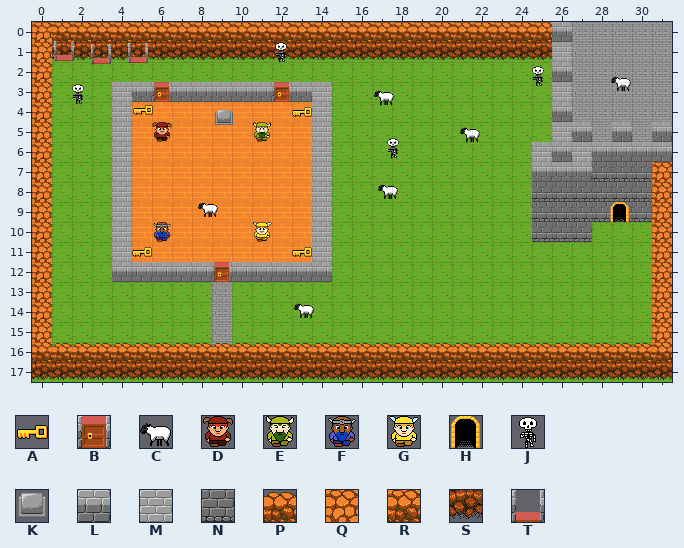
Tiled map: maps/level01.tmx. Above: the version before the commit.
Cells are 32x32 px. Shown: x 0..31, y 0..17.
Key: from "objects": A 0, B 1, C 3, D 4, E 5, F 6, G 7, H 8, J 9 "skeleton", K 10; from "world": L 2, M 3, N 7, P 12, Q 13, R 14, S 20, T 31.
_ is an empty cell.
Objects are placed by their top-left corner, in cells (3,4 is the top-left corner of cell 3,4); size is 1x1 cell unless given.
Layers that did not change in this view are not listed.
Layer "Walls" before, first column x 0:
 0 QRRRRRRRRRRRRRRRRRRRRRRRRRL_____
 1 QSSSSSSSSSSSSSSSSSSSSSSSSSM_____
 2 Q_________________________L_____
 3 Q___ML_LLLLL_LM___________M_____
 4 Q___M_________M___________L_____
 5 Q___M_________M___________M_____
 6 Q___M_________M__________MLMLLLL
 7 Q___M_________M__________LLLNNNQ
 8 Q___M_________M__________NNNNNNQ
 9 Q___M_________M__________NNNNNNQ
10 Q___M_________M__________NNN___Q
11 Q___M_________M________________Q
12 Q___LLLLL_LLLLL________________Q
13 Q______________________________Q
14 Q______________________________Q
15 Q______________________________Q
16 R______________________________R
17 SSSSSSSSSSSSSSSSSSSSSSSSSSSSSSSS
Layer "Roof" before, first column x 0:
 0 ________________________________
 1 ________________________________
 2 ________________________________
 3 ________________________________
 4 ________________________________
 5 ________________________________
 6 ________________________________
 7 ________________________________
 8 ________________________________
 9 ________________________________
10 ________________________________
11 ________________________________
12 ________________________________
13 ________________________________
14 ________________________________
15 ________________________________
16 _PPPPPPPPPPPPPPPPPPPPPPPPPPPPPP_
17 ________________________________
Objects on layer "Spawns" before:
T "trigger" at 1.1,0.9
J "object" at 11.9,1
T "trigger" at 4.8,1
T "trigger" at 2.9,1.1
J "object" at 24.8,2.2
C "object" at 29,2.5
B "object" at 12,3
B "object" at 6,3
J "object" at 1.8,3.1
C "object" at 17.1,3.2
A "object" at 5.1,3.9
A "object" at 13,4
K "object" at 9.1,4.3
D "player" at 6,5
E "player" at 11,5
C "object" at 21.4,5
J "object" at 17.5,5.8
C "object" at 17.3,7.9
C "object" at 8.3,8.8
H "object" at 28.9,9
F "player" at 6,10
G "player" at 11,10
A "object" at 13,11
A "object" at 5,11
B "object" at 9,12
C "object" at 13.1,13.8
New version:
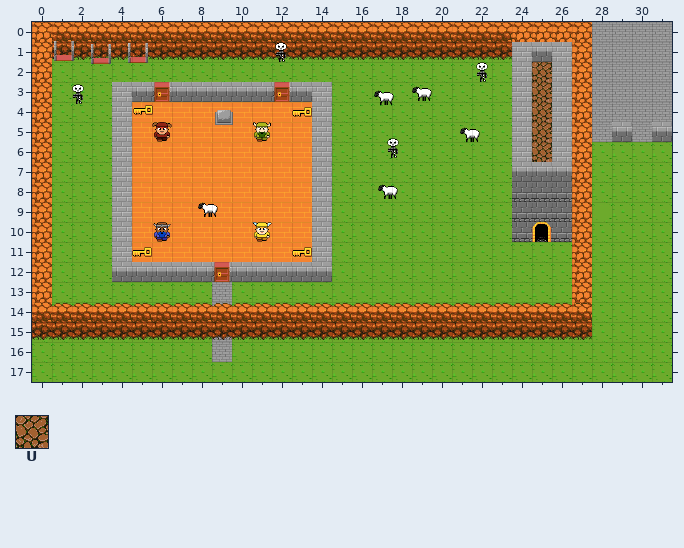
Further tiles: from "world": U 22.
Difference:
Changed rows in their new state; . is an unchanged cell.
Layer "Walls":
first column x 0:
 0 ........................QQQQ....
 1 ........................ML.Q....
 2 ........................MUMQ....
 3 ........................MU.Q....
 4 ........................MUMQ....
 5 ........................MU.Q....
 6 ........................MUMQ____
 7 ........................L..Q____
 8 ........................N..Q____
 9 ........................N..Q____
10 ........................N..Q..._
11 ...........................Q..._
12 ...........................Q..._
13 ...........................Q..._
14 R..........................R..._
15 SSSSSSSSSSSSSSSSSSSSSSSSSSSS..._
16 _.............................._
17 ________________________________
Layer "Spawns":
changed: J "object" at 24.8,2.2 -> J "object" at 22,2
changed: C "object" at 29,2.5 -> C "object" at 19,3
changed: H "object" at 28.9,9 -> H "object" at 25,10
Layer "Roof":
first column x 1:
14 PPPPPPPPPPPPPPPPPPPPPPPPPPP...
16 ______________________________
Changed places in both pictures, as pixel boxes (x1, y1, x2, y2):
changed: (32, 22, 672, 380)
